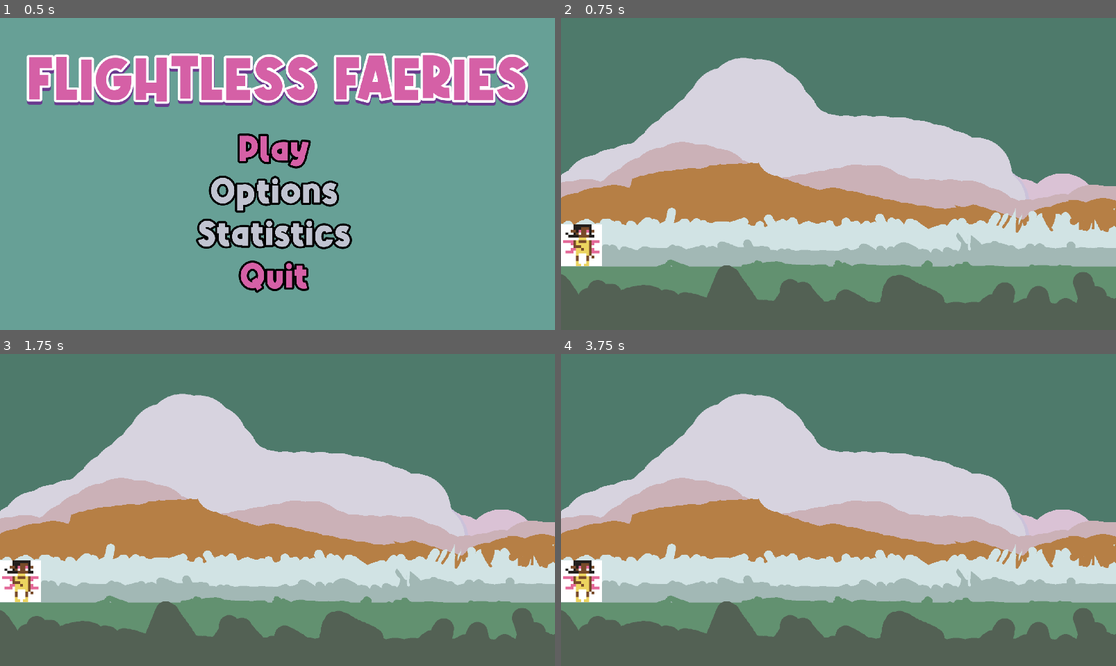
Above: before the commit, frames 1-4 (two rows, left to right).
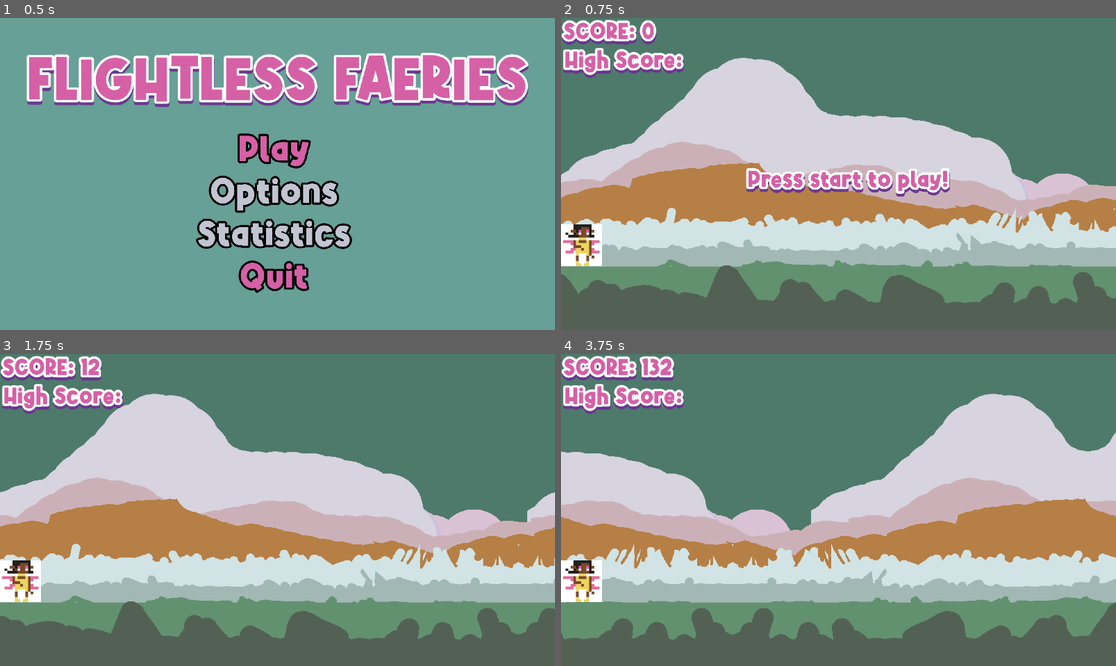
Above: after the commit, the same moments.

Repository: Teakitter/FlightlessFaeries
Game: Godot game, scene res://scenes/menu.tscn
Same seed, same stepped clock (60 frames per second), same inputs: the game is played once before the commit and once after it.
Inputs:
- Up to frame 1 (0.5 s): no input
- Up to frame 2 (0.75 s): click "Play" at 0.5 s
- Up to frame 3 (1.75 s): tap Enter at 1.25 s; tap W (jump) at 1.52 s
- Up to frame 4 (3.75 s): tap W (jump) at 2.27 s

Frame 1 is identical in both runs. In frame 2, 4.8% of the frame differs, in the area x 0-71%, y 0-79%; in frame 3, 17%; in frame 4, 41%, in the area x 0-100%, y 0-92%.

Commit message:
i dont even know

Diff:
--- a/game/scenes/world.tscn
+++ b/game/scenes/world.tscn
@@ -1,10 +1,13 @@
-[gd_scene load_steps=4 format=3 uid="uid://djuatrov4ws4v"]
+[gd_scene load_steps=6 format=3 uid="uid://djuatrov4ws4v"]
 
 [ext_resource type="PackedScene" uid="uid://coopmfh1typyy" path="res://scenes/player.tscn" id="1_6sj3s"]
+[ext_resource type="Script" path="res://script/world.gd" id="1_yocck"]
 [ext_resource type="PackedScene" uid="uid://bahs5d3jopan3" path="res://scenes/floor.tscn" id="3_jn1ah"]
 [ext_resource type="PackedScene" uid="uid://c7hlq5amwtt01" path="res://scenes/background.tscn" id="3_ua0fx"]
+[ext_resource type="PackedScene" uid="uid://cgit24hhmrlmj" path="res://scenes/hud.tscn" id="5_okmrj"]
 
 [node name="World" type="Node"]
+script = ExtResource("1_yocck")
 
 [node name="Floor" parent="." instance=ExtResource("3_jn1ah")]
 
@@ -15,3 +18,5 @@
 
 [node name="Camera2D" type="Camera2D" parent="."]
 position = Vector2(960, 520)
+
+[node name="HUD" parent="." instance=ExtResource("5_okmrj")]
